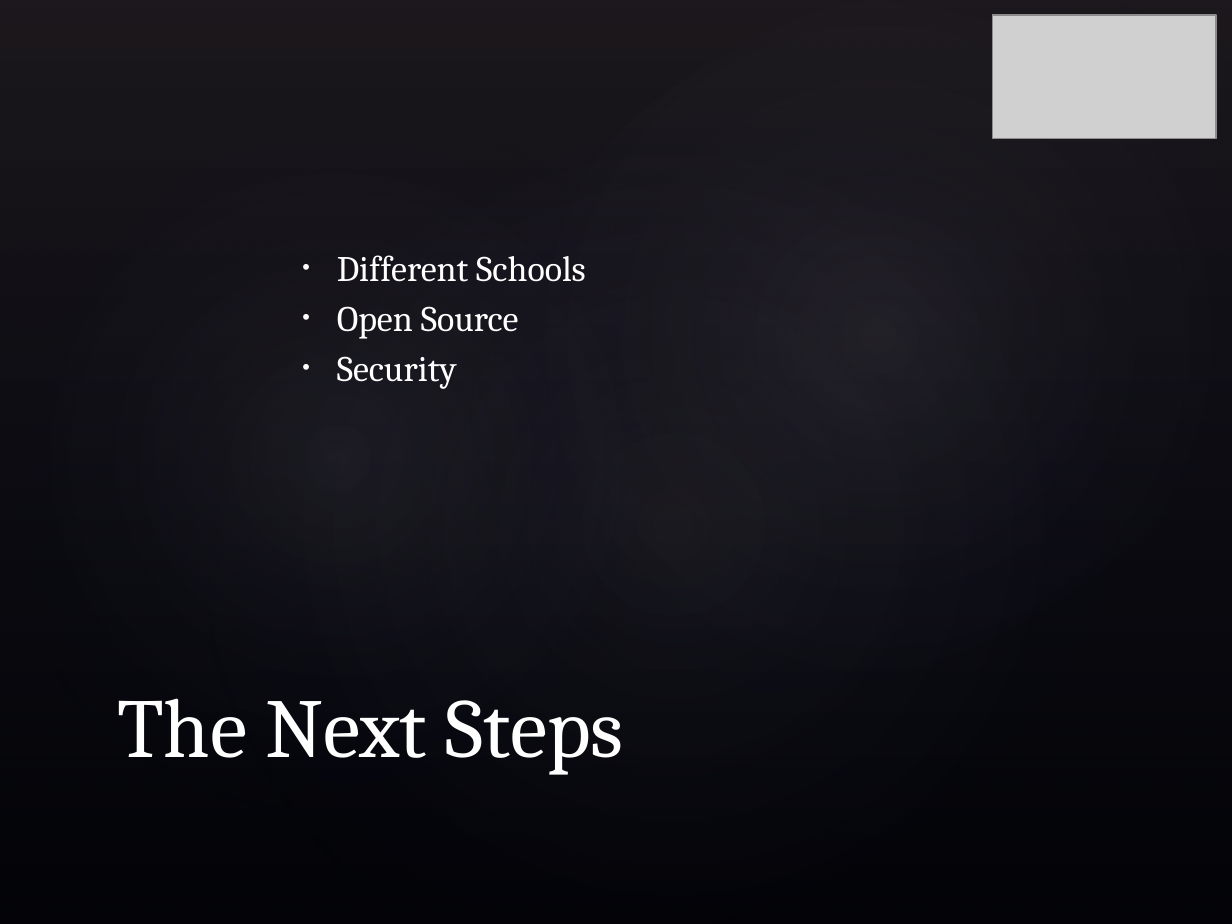
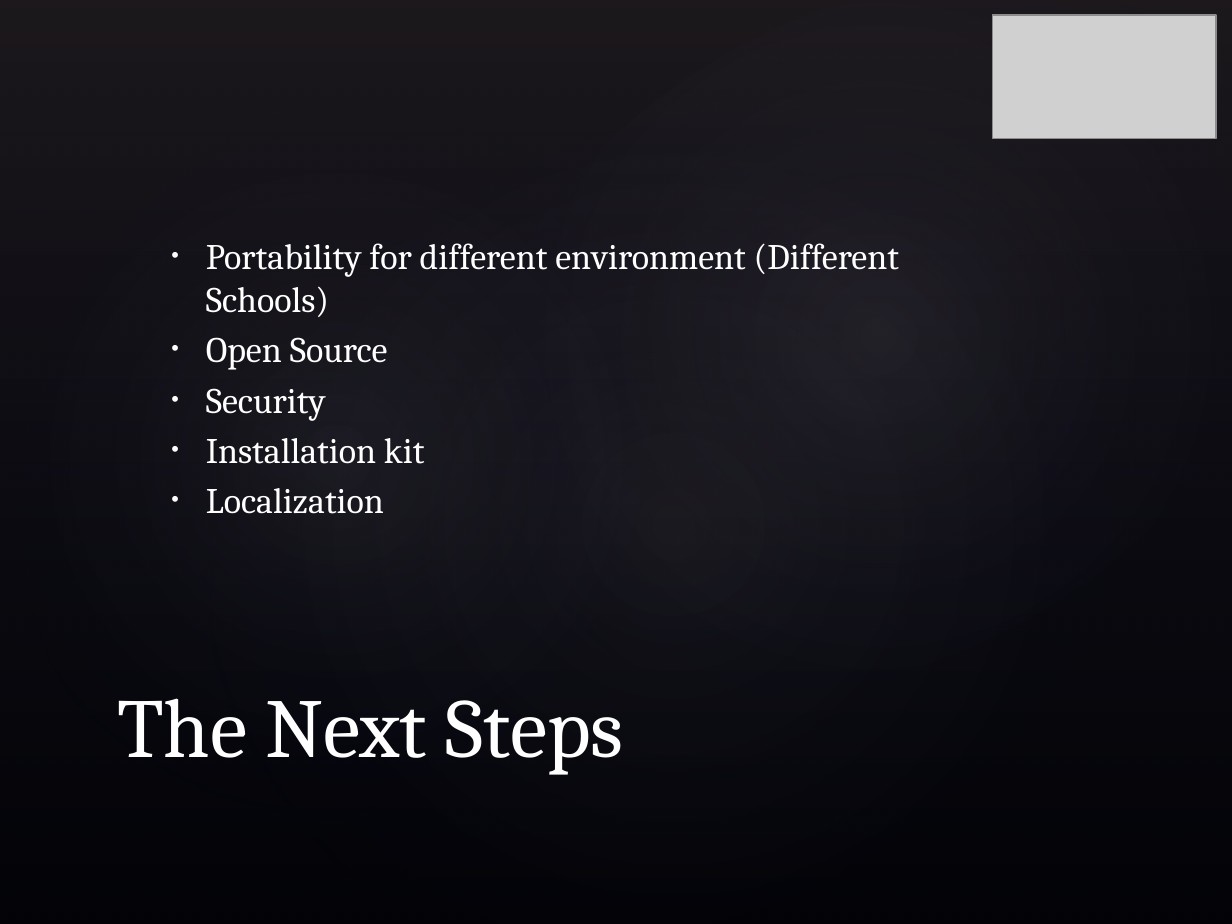
Before and after one commit to hadimuhammad/InPress, a slide deck: slide 8 of Documentation/Presentation.pptx. Drawn at 1232x924 pixels with LibreOffice and Linux fonts; fonts in the diff are those of the drawing; grey boxes stand for pictures; background and template pictures are left out. Boxes give left, top, right and bottom in pixels: in the first picture for what was removed or moved away, otherwise in the second. Text is boxed around its words. In the diff, an @@ line names an element or a change of style, - is before the commit and + after.

Commit message:
update

```diff
--- a/Documentation/Presentation.pptx
+++ b/Documentation/Presentation.pptx
@@ text "Portability for different environment (Different ...": place and size @@
-text "Portability for different environment (Different ..." at bbox=[337, 255, 586, 389]
+text "Portability for different environment (Different ..." at bbox=[206, 243, 899, 514]
@@ text at bbox=[206, 243, 899, 317]: text changed @@
-• Different Schools
+• Portability for different environment (Different Schools)
@@ text at bbox=[206, 438, 425, 514]: paragraphs added @@
+• Installation kit
+• Localization
```
Also in this commit, not shown: 4 other slides changed, 2 slides added, 1 slide removed.
